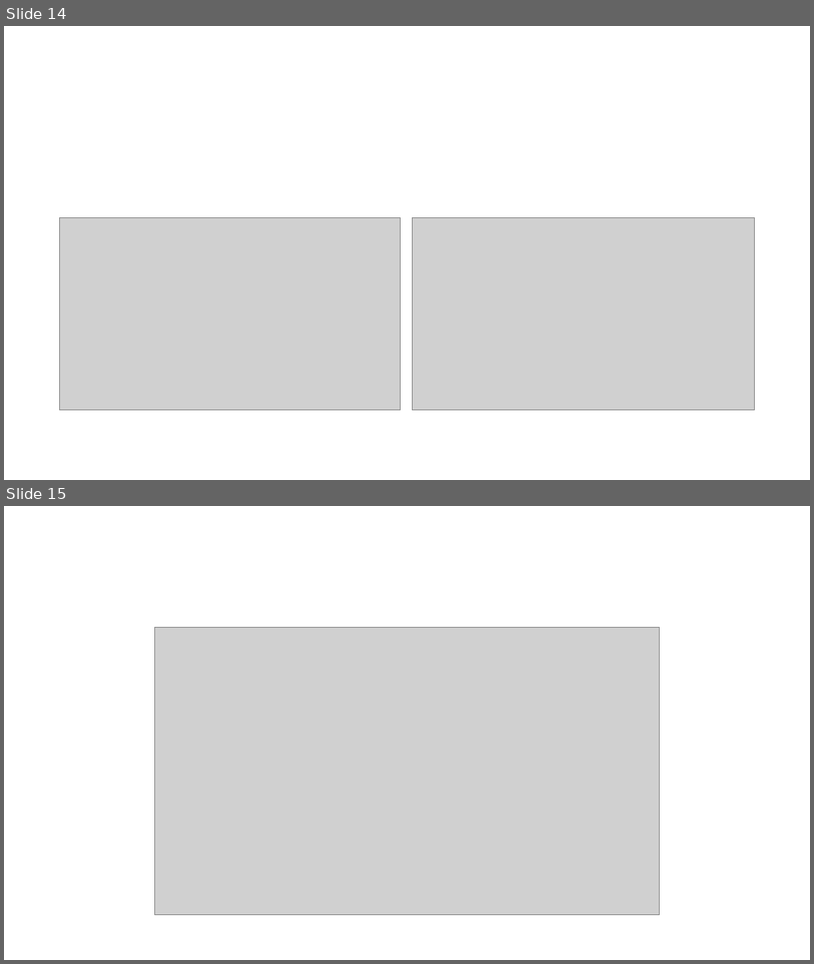
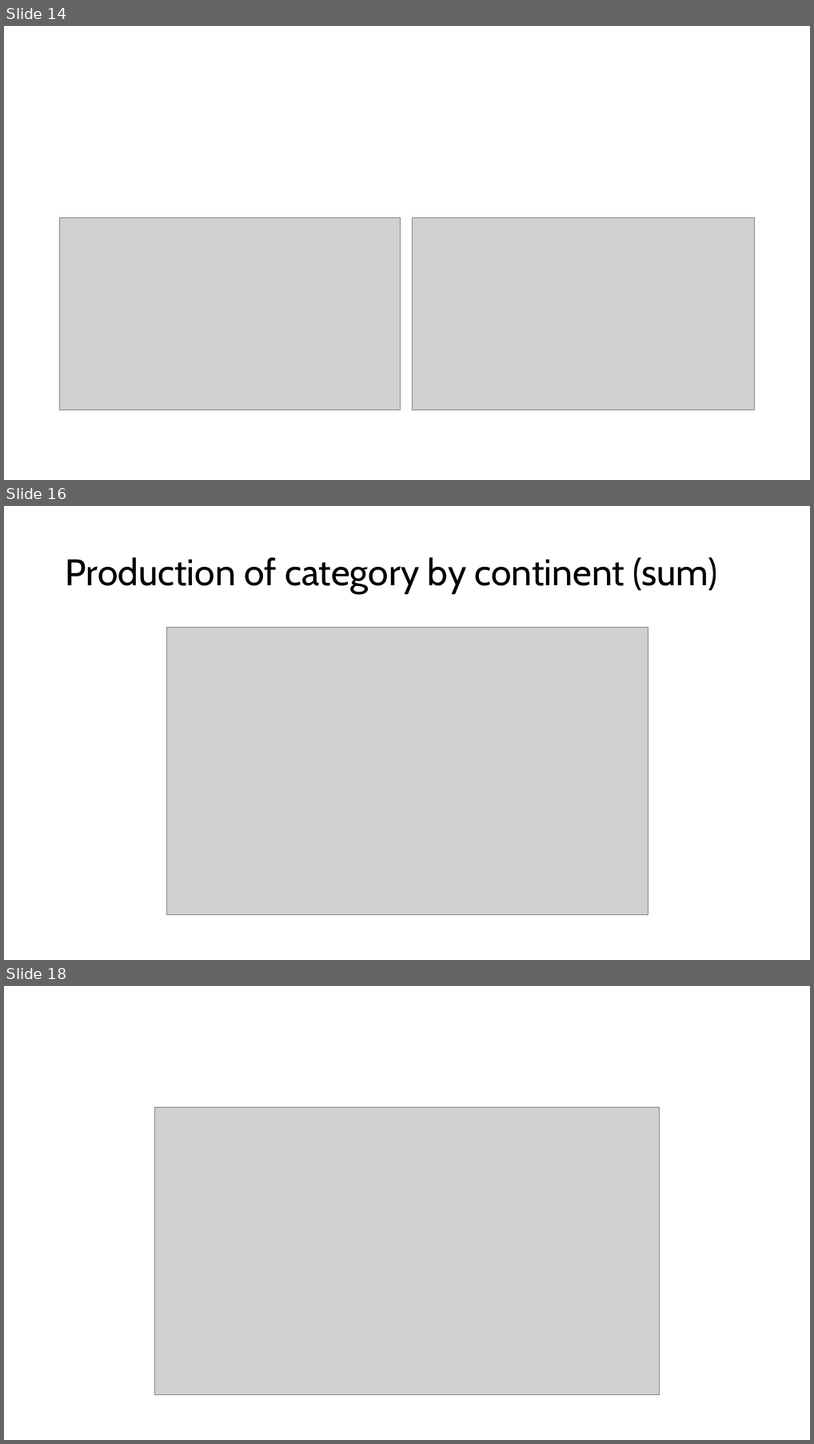
Before and after one commit to Corey-Holton/Project1, a slide deck: Working files/Group Project.pptx. Shown one above the other, each under a label of ours: slides 14 and 15 before the commit, slides 14, 16 and 18 after it; the slides between them are not shown. The pictures are 814x964 and 814x1444 pixels, drawn with LibreOffice and Linux fonts; fonts in the diff are those of the drawing; grey boxes stand for pictures. Boxes give left, top, right and bottom in pixels: in the first picture for what was removed or moved away, otherwise in the second. Text is boxed around its words. In the diff, an @@ line names an element or a change of style, - is before the commit and + after.

```diff
--- a/Working files/Group Project.pptx
+++ b/Working files/Group Project.pptx
@@ slide 16 added at [4,506,810,960], background #FFFFFF @@
@@ title added at [66,557,718,594], 44 pt, text #000000 @@
+Production of category by continent (sum)
@@ picture added at [166,627,648,915] @@
@@ what was slide 15 is now slide 18 @@
```
Also in this commit, not shown: 1 slide changed, 2 other slides added, 1 other file.
